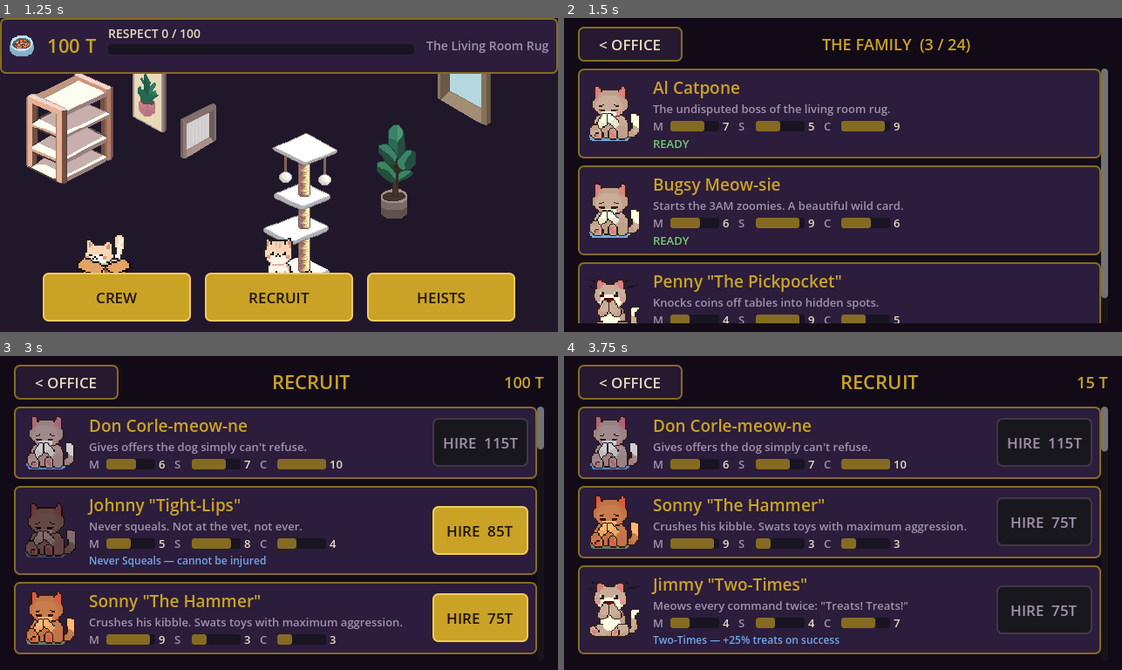
Above: before the commit, frames 1-4 (two rows, left to right).
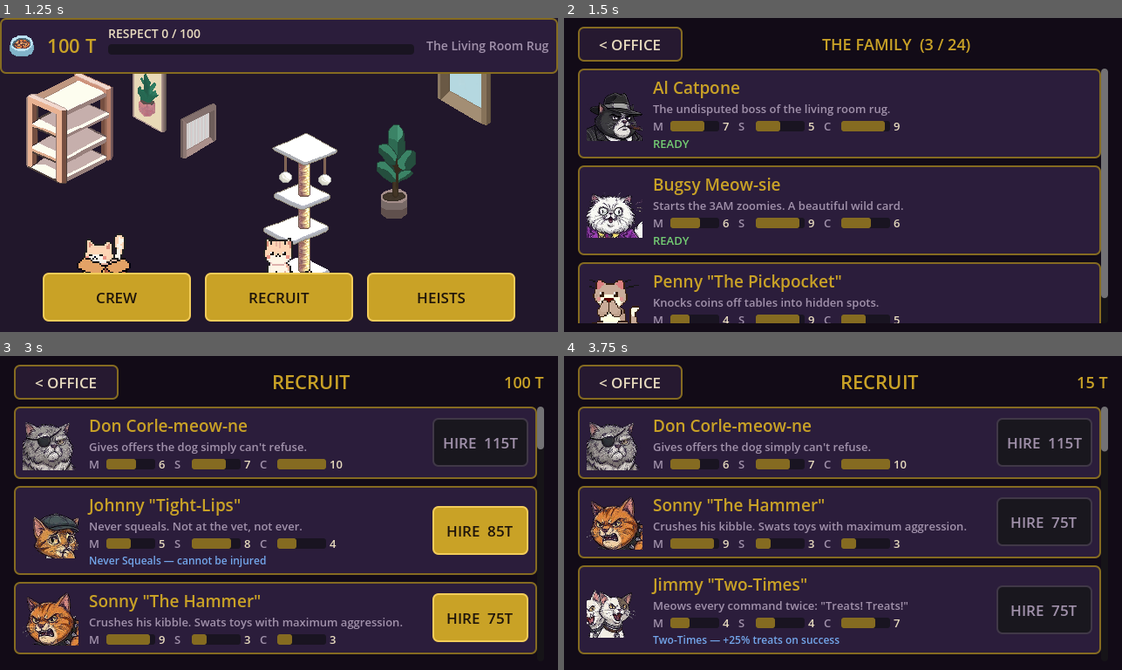
Above: after the commit, the same moments.

Repository: OuterHeavenX/TheCatfather
Game: Godot game, scene res://main.tscn
Two runs of this game, one before a commit and one after it. Both use one fixed random seed, a clock stepped at 60 frames per second and the inputs below.
Inputs:
- Up to frame 1 (1.25 s): click "NEW GAME" at 0.5 s
- Up to frame 2 (1.5 s): click "CREW" at 1.25 s
- Up to frame 3 (3 s): click "< OFFICE" at 2 s; click "RECRUIT" at 2.75 s
- Up to frame 4 (3.75 s): click "HIRE 85T" at 3.5 s

Frame 1 is identical in both runs. In frame 2, 2.6% of the frame differs, in the area x 4-15%, y 21-70%; in frame 3, 3.6%; in frame 4, 3.6%, in the area x 4-15%, y 19-90%.

Commit message:
Use mobster headshots for the 12 cats that have art
Crop each full-body drawing to a square headshot centred on the face and
point the matching roster entries at it. Head boxes were picked per drawing
rather than by a rule — the cats face different directions (Sonny and Mobby
face left and right respectively, Jimmy "Two-Times" is two cats and keeps
both heads), so a generic top-centre crop would decapitate several.

Crops are 128x128, twice the 64x64 UiKit.portrait() draws, and are padded
with transparency instead of clamped to the source edge so no head is
squashed to fit. Tints drop to TINT_WHITE for these entries: the art is
already coloured and the old per-cat tint was there to vary a shared
greyscale face.

The other 12 roster cats keep the ToffeeCraft faces and their tints.

Co-Authored-By: Claude Opus 5 <noreply@anthropic.com>
Claude-Session: https://claude.ai/code/session_01PE91JkUecvAiFyN7ACHevc

Diff:
--- a/src/data/game_data.gd
+++ b/src/data/game_data.gd
@@ -29,18 +29,18 @@
 
 static func cats() -> Array:
 	return [
-		{"id": "al_catpone", "name": "Al Catpone", "flavor": "The undisputed boss of the living room rug.", "muscle": 7, "sneak": 5, "charm": 9, "portrait": "sit_01", "tint": TINT_WHITE, "trait": ""},
-		{"id": "don_corlemeowne", "name": "Don Corle-meow-ne", "flavor": "Gives offers the dog simply can't refuse.", "muscle": 6, "sneak": 7, "charm": 10, "portrait": "sit_04", "tint": TINT_SILVER, "trait": ""},
-		{"id": "johnny_tightlips", "name": "Johnny \"Tight-Lips\"", "flavor": "Never squeals. Not at the vet, not ever.", "muscle": 5, "sneak": 8, "charm": 4, "portrait": "sit_03", "tint": TINT_DARK, "trait": "never_injured"},
-		{"id": "sonny_hammer", "name": "Sonny \"The Hammer\"", "flavor": "Crushes his kibble. Swats toys with maximum aggression.", "muscle": 9, "sneak": 3, "charm": 3, "portrait": "sit_02", "tint": TINT_GINGER, "trait": ""},
-		{"id": "jimmy_twotimes", "name": "Jimmy \"Two-Times\"", "flavor": "Meows every command twice: \"Treats! Treats!\"", "muscle": 4, "sneak": 4, "charm": 7, "portrait": "sit_happy_01", "tint": TINT_WHITE, "trait": "double_treats"},
-		{"id": "lefty_ruggiero", "name": "Lefty \"Ruggiero\"", "flavor": "Always caught on the wrong side of a closed door.", "muscle": 5, "sneak": 3, "charm": 5, "portrait": "sit_03", "tint": TINT_CREAM, "trait": "unlucky"},
-		{"id": "lucky_clawciano", "name": "Lucky Claw-ciano", "flavor": "Somehow always lands on his feet after a bad jump.", "muscle": 5, "sneak": 6, "charm": 6, "portrait": "sit_01", "tint": TINT_SILVER, "trait": "lucky"},
-		{"id": "frankie_fastpaws", "name": "Frankie \"Fast-Paws\"", "flavor": "Batters toy mice faster than the eye can see.", "muscle": 7, "sneak": 8, "charm": 4, "portrait": "sit_02", "tint": TINT_SILVER, "trait": ""},
-		{"id": "vinnie_hook", "name": "Vinnie \"The Hook\"", "flavor": "Belly-rub him past three seconds and find out.", "muscle": 8, "sneak": 5, "charm": 3, "portrait": "sit_04", "tint": TINT_GINGER, "trait": ""},
-		{"id": "bugsy_meowsie", "name": "Bugsy Meow-sie", "flavor": "Starts the 3AM zoomies. A beautiful wild card.", "muscle": 6, "sneak": 9, "charm": 6, "portrait": "sit_02", "tint": TINT_WHITE, "trait": ""},
-		{"id": "nicky_squeaker", "name": "Nicky \"The Squeaker\"", "flavor": "Looks tough. Speaks only in tiny meows.", "muscle": 2, "sneak": 5, "charm": 8, "portrait": "sit_happy_02", "tint": TINT_CREAM, "trait": ""},
-		{"id": "mobby_weasel", "name": "Mobby \"The Weasel\" DeNiro", "flavor": "Into the pantry and out again. Never seen.", "muscle": 3, "sneak": 9, "charm": 6, "portrait": "sit_04", "tint": TINT_DARK, "trait": ""},
+		{"id": "al_catpone", "name": "Al Catpone", "flavor": "The undisputed boss of the living room rug.", "muscle": 7, "sneak": 5, "charm": 9, "portrait": "mob/head/al_catpone", "tint": TINT_WHITE, "trait": ""},
+		{"id": "don_corlemeowne", "name": "Don Corle-meow-ne", "flavor": "Gives offers the dog simply can't refuse.", "muscle": 6, "sneak": 7, "charm": 10, "portrait": "mob/head/don_corlemeowne", "tint": TINT_WHITE, "trait": ""},
+		{"id": "johnny_tightlips", "name": "Johnny \"Tight-Lips\"", "flavor": "Never squeals. Not at the vet, not ever.", "muscle": 5, "sneak": 8, "charm": 4, "portrait": "mob/head/johnny_tightlips", "tint": TINT_WHITE, "trait": "never_injured"},
+		{"id": "sonny_hammer", "name": "Sonny \"The Hammer\"", "flavor": "Crushes his kibble. Swats toys with maximum aggression.", "muscle": 9, "sneak": 3, "charm": 3, "portrait": "mob/head/sonny_hammer", "tint": TINT_WHITE, "trait": ""},
+		{"id": "jimmy_twotimes", "name": "Jimmy \"Two-Times\"", "flavor": "Meows every command twice: \"Treats! Treats!\"", "muscle": 4, "sneak": 4, "charm": 7, "portrait": "mob/head/jimmy_twotimes", "tint": TINT_WHITE, "trait": "double_treats"},
+		{"id": "lefty_ruggiero", "name": "Lefty \"Ruggiero\"", "flavor": "Always caught on the wrong side of a closed door.", "muscle": 5, "sneak": 3, "charm": 5, "portrait": "mob/head/lefty_ruggiero", "tint": TINT_WHITE, "trait": "unlucky"},
+		{"id": "lucky_clawciano", "name": "Lucky Claw-ciano", "flavor": "Somehow always lands on his feet after a bad jump.", "muscle": 5, "sneak": 6, "charm": 6, "portrait": "mob/head/lucky_clawciano", "tint": TINT_WHITE, "trait": "lucky"},
+		{"id": "frankie_fastpaws", "name": "Frankie \"Fast-Paws\"", "flavor": "Batters toy mice faster than the eye can see.", "muscle": 7, "sneak": 8, "charm": 4, "portrait": "mob/head/frankie_fastpaws", "tint": TINT_WHITE, "trait": ""},
+		{"id": "vinnie_hook", "name": "Vinnie \"The Hook\"", "flavor": "Belly-rub him past three seconds and find out.", "muscle": 8, "sneak": 5, "charm": 3, "portrait": "mob/head/vinnie_hook", "tint": TINT_WHITE, "trait": ""},
+		{"id": "bugsy_meowsie", "name": "Bugsy Meow-sie", "flavor": "Starts the 3AM zoomies. A beautiful wild card.", "muscle": 6, "sneak": 9, "charm": 6, "portrait": "mob/head/bugsy_meowsie", "tint": TINT_WHITE, "trait": ""},
+		{"id": "nicky_squeaker", "name": "Nicky \"The Squeaker\"", "flavor": "Looks tough. Speaks only in tiny meows.", "muscle": 2, "sneak": 5, "charm": 8, "portrait": "mob/head/nicky_squeaker", "tint": TINT_WHITE, "trait": ""},
+		{"id": "mobby_weasel", "name": "Mobby \"The Weasel\" DeNiro", "flavor": "Into the pantry and out again. Never seen.", "muscle": 3, "sneak": 9, "charm": 6, "portrait": "mob/head/mobby_weasel", "tint": TINT_WHITE, "trait": ""},
 		{"id": "carmela", "name": "Carmela", "flavor": "The real boss. Runs everything behind the scenes.", "muscle": 6, "sneak": 7, "charm": 9, "portrait": "sit_01", "tint": TINT_CREAM, "trait": ""},
 		{"id": "bella_blade", "name": "Bella \"The Blade\"", "flavor": "Small, sleek, shockingly sharp claws.", "muscle": 8, "sneak": 8, "charm": 5, "portrait": "sit_04", "tint": TINT_SILVER, "trait": ""},
 		{"id": "ma_barker", "name": "Ma Barker", "flavor": "One glance keeps every pet in line.", "muscle": 7, "sneak": 4, "charm": 8, "portrait": "sit_03", "tint": TINT_WHITE, "trait": ""},
Binary file added: assets/cats/mob/head/al_catpone.png
Binary file added: assets/cats/mob/head/bugsy_meowsie.png
Binary file added: assets/cats/mob/head/don_corlemeowne.png
Binary file added: assets/cats/mob/head/frankie_fastpaws.png
Binary file added: assets/cats/mob/head/jimmy_twotimes.png
Binary file added: assets/cats/mob/head/johnny_tightlips.png
Binary file added: assets/cats/mob/head/lefty_ruggiero.png
Binary file added: assets/cats/mob/head/lefty_ruggiero_alt.png
Binary file added: assets/cats/mob/head/lucky_clawciano.png
Binary file added: assets/cats/mob/head/mobby_weasel.png
Binary file added: assets/cats/mob/head/nicky_squeaker.png
Binary file added: assets/cats/mob/head/sonny_hammer.png
(and 2 more such lines)
